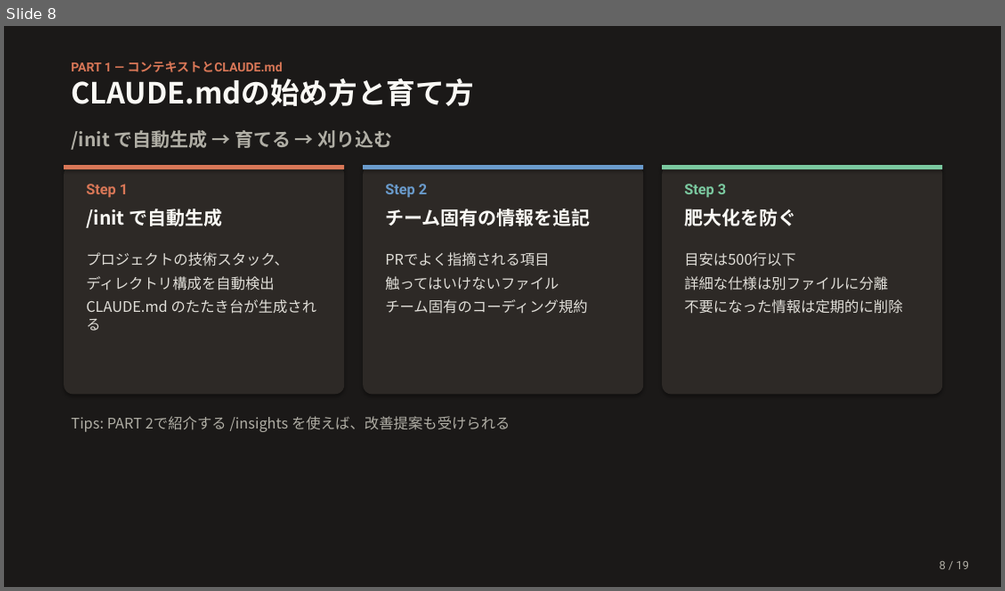
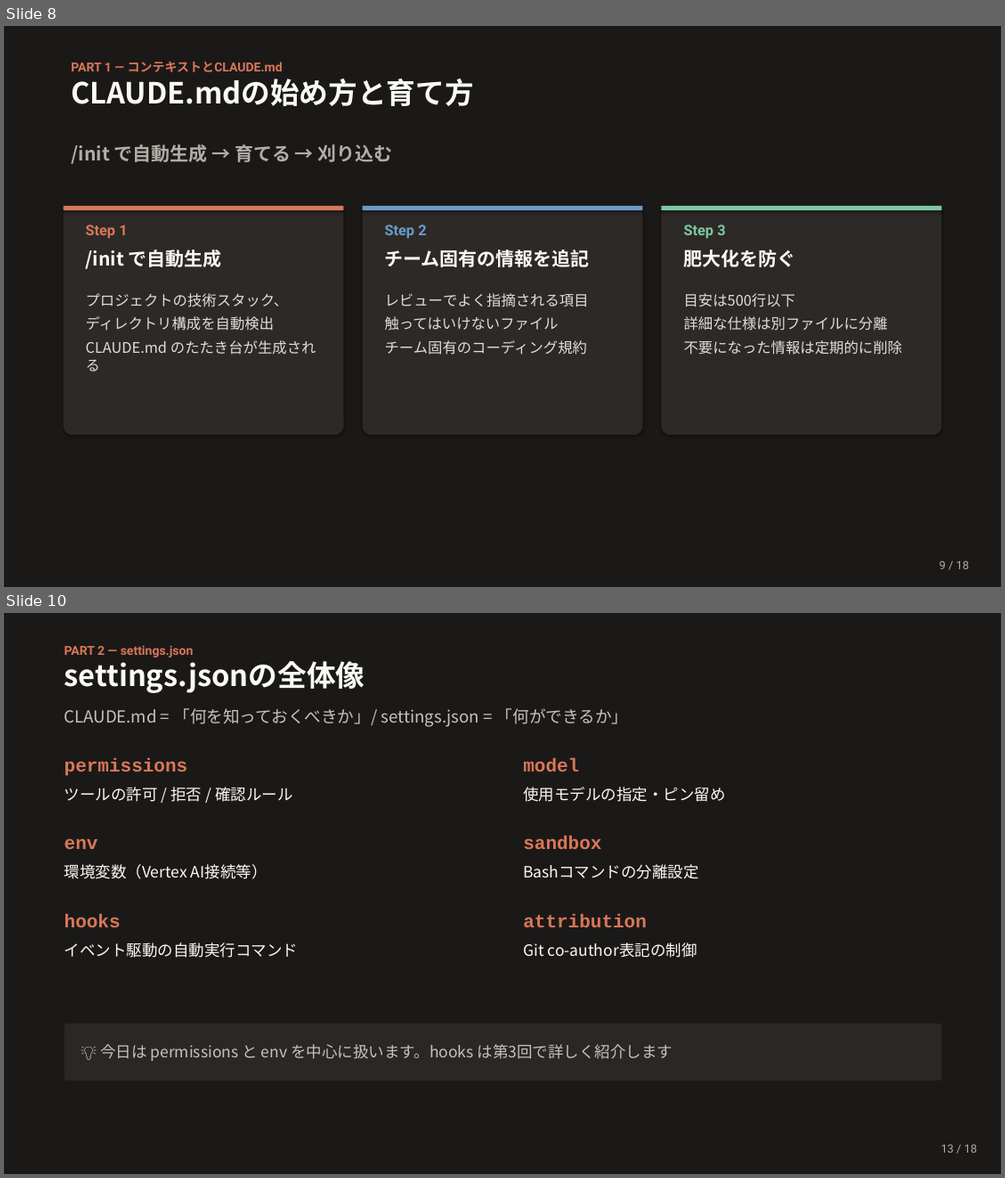
Before and after one commit to Ischca/zenn, a slide deck: slides/Claude_session2.pptx. Shown one above the other, each under a label of ours: slide 8 before the commit, slides 8 and 10 after it; the slides between them are not shown. The pictures are 1005x591 and 1005x1178 pixels, drawn with LibreOffice and Linux fonts; fonts in the diff are those of the drawing. Boxes give left, top, right and bottom in pixels: in the first picture for what was removed or moved away, otherwise in the second. Text is boxed around its words. In the diff, an @@ line names an element or a change of style, - is before the commit and + after.

```diff
--- a/slides/Claude_session2.pptx
+++ b/slides/Claude_session2.pptx
@@ slide 10 added at (4, 613, 1001, 1174), background #1B1918 @@
@@ text added at (65, 645, 194, 657), 12 pt, text #D97757, bold @@
+PART 2 — settings.json
@@ text added at (65, 657, 365, 693), 28 pt, text #FAF9F5, bold @@
+settings.jsonの全体像
@@ text added at (65, 708, 628, 727), 16 pt, text #C5C3BB @@
+CLAUDE.md = 「何を知っておくべきか」/ settings.json = 「何ができるか」
@@ text added at (65, 758, 188, 776), 18 pt, text #D97757, bold @@
+permissions
@@ text added at (523, 758, 579, 771), 18 pt, text #D97757, bold @@
+model
@@ text added at (65, 787, 292, 802), 15 pt, text #FAF9F5 @@
+ツールの許可 / 拒否 / 確認ルール
@@ text added at (523, 787, 725, 802), 15 pt, text #FAF9F5 @@
+使用モデルの指定・ピン留め
@@ text added at (65, 838, 98, 849), 18 pt, text #D97757, bold @@
+env
@@ text added at (523, 836, 601, 849), 18 pt, text #D97757, bold @@
+sandbox
@@ text added at (65, 864, 267, 879), 15 pt, text #FAF9F5 @@
+環境変数（Vertex AI接続等）
@@ text added at (523, 864, 699, 879), 15 pt, text #FAF9F5 @@
+Bashコマンドの分離設定
@@ text added at (65, 914, 121, 927), 18 pt, text #D97757, bold @@
+hooks
@@ text added at (523, 914, 647, 927), 18 pt, text #D97757, bold @@
+attribution
@@ text added at (65, 942, 298, 957), 15 pt, text #FAF9F5 @@
+イベント駆動の自動実行コマンド
@@ text added at (523, 942, 697, 957), 15 pt, text #FAF9F5 @@
+Git co-author表記の制御
@@ rounded rectangle added at (65, 1023, 942, 1080), fill #2A2725, 15 pt, text #C5C3BB @@
+💡 今日は permissions と env を中心に扱います。hooks は第3回で詳しく紹介します
@@ text added at (941, 1144, 977, 1152), 11 pt, text #B0AEA5 @@
+13 / 18
@@ slide 8 changed as well @@
@@ text "/init で自動生成 → 育てる → ...": place and size @@
-text "/init で自動生成 → 育てる → ..." at (71, 130, 393, 150)
+text "/init で自動生成 → 育てる → ..." at (71, 144, 393, 164)
@@ 8 texts, 3 rounded rectangles, 3 rectangles: place and size @@
-8 texts, 3 rounded rectangles, 3 rectangles at (64, 165, 942, 394)
+8 texts, 3 rounded rectangles, 3 rectangles at (63, 206, 942, 435)
@@ text "レビューでよく指摘される項目": place and size @@
-text "レビューでよく指摘される項目" at (385, 252, 587, 313)
+text "レビューでよく指摘される項目" at (385, 293, 589, 354)
@@ text at (385, 293, 589, 307): text changed @@
-PRでよく指摘される項目
+レビューでよく指摘される項目
@@ text removed at (71, 416, 510, 432) @@
-Tips: PART 2で紹介する /insights を使えば、改善提案も受けられる
```
Also in this commit, not shown: 6 other slides changed, 7 other slides added, 12 slides removed, 8 other files.
